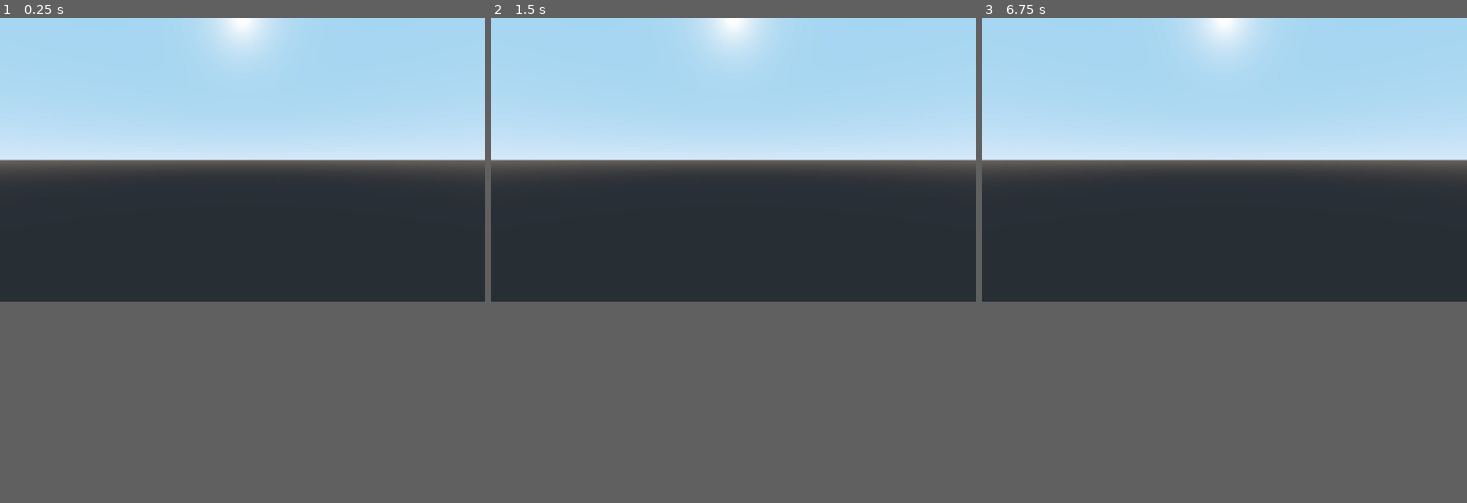
Above: before the commit, frames 1-3 (left to right).
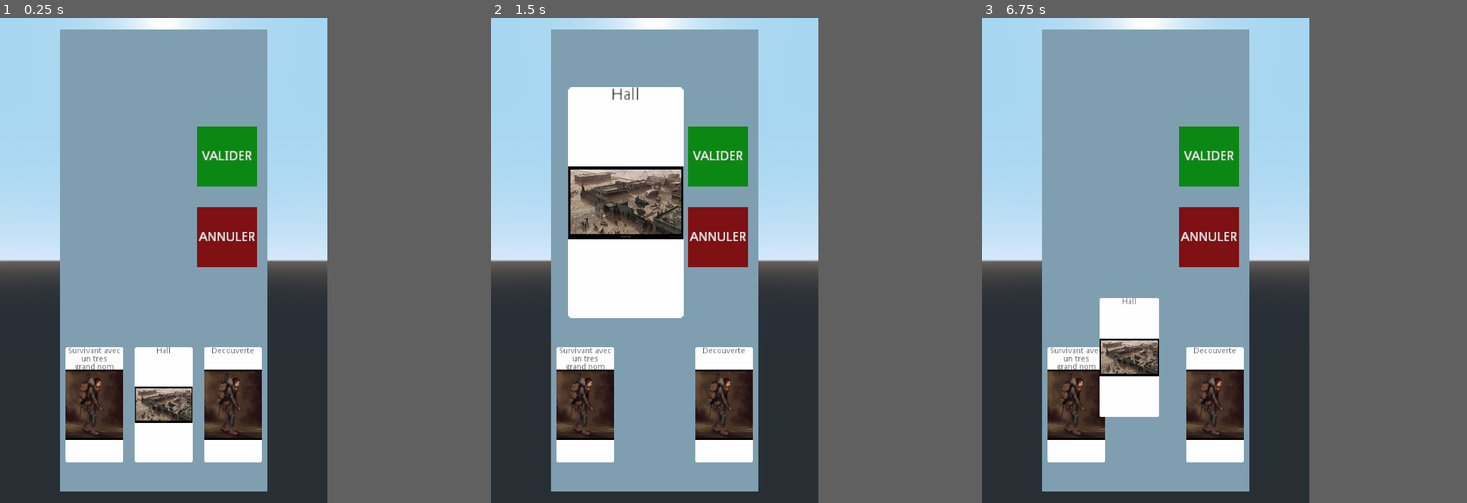
Above: after the commit, the same moments.

Repository: copsfuraxx/ProjetINFO701
Game: Godot game, scene res://Main.tscn
Same seed, same stepped clock (60 frames per second), same inputs: the game is played once before the commit and once after it.
Inputs (mouse positions are in pixels of both pictures, inside the frame that each line leads up to):
- Up to frame 1 (0.25 s): no input
- Up to frame 2 (1.5 s): tap Enter at 0.5 s; move the mouse to (709, 216) at 0.52 s; press the mouse at (709, 216) at 0.53 s; tap Space at 1.25 s; move the mouse to (879, 202) at 1.27 s; release the mouse at (879, 202) at 1.28 s; click (879, 202) at 1.35 s
- Up to frame 3 (6.75 s): tap Enter at 2, 3.5 s; move the mouse to (1079, 115) at 2.02 s; press the mouse at (1079, 115) at 2.03 s; tap Space at 2.75, 4.25 s; move the mouse to (1248, 158) at 2.77 s; release the mouse at (1248, 158) at 2.78 s; click (1248, 158) at 2.85 s; move the mouse to (1151, 90) at 3.52 s; press the mouse at (1151, 90) at 3.53 s; move the mouse to (1331, 144) at 4.27 s; release the mouse at (1331, 144) at 4.28 s; click (1331, 144) at 4.35 s; move the mouse to (1127, 173) at 5.02 s; press the mouse at (1127, 173) at 5.03 s; move the mouse to (1273, 95) at 5.77 s; release the mouse at (1273, 95) at 5.78 s; click (1273, 95) at 5.85 s; move the mouse to (1200, 216) at 6.52 s; press the mouse at (1200, 216) at 6.53 s
The window is 800x468 before the commit and 540x800 after it. Grey fills any space a smaller window leaves; there, only what the larger window draws over its background counts as a difference.

The runs differ from the first frame. In frame 1, 58% of the frame differs, in the area x 0-100%, y 0-98%; in frame 2, 59%, in the area x 0-100%, y 0-100%; in frame 3, 58%.
Error after the commit: Invalid get index 'position' (on base: 'InputEventKey'). (res://Camera.gd:30)

Commit message:
drag and drop + debut menu jouer carte

Diff:
--- /dev/null
+++ b/Annuler.tscn
@@ -0,0 +1,15 @@
+[gd_scene load_steps=3 format=2]
+
+[sub_resource type="SpatialMaterial" id=2]
+albedo_color = Color( 1, 0, 0, 1 )
+
+[sub_resource type="QuadMesh" id=1]
+material = SubResource( 2 )
+size = Vector2( 0.65, 0.65 )
+
+[node name="Annuler" type="MeshInstance"]
+mesh = SubResource( 1 )
+
+[node name="Label3D" type="Label3D" parent="."]
+transform = Transform( 1, 0, 0, 0, 1, 0, 0, 0, 1, 0, 0, 0.001 )
+text = "ANNULER"
--- /dev/null
+++ b/Camera.gd
@@ -0,0 +1,68 @@
+extends Camera
+
+enum Etat{ Main, Carte_Selected}
+
+var ray
+var triger = false
+var timer = .0
+var mouse_position
+var mouse_origin
+var card
+var etat
+
+func _ready():
+# Create the RayCast
+	ray = RayCast.new()
+	ray.set_name("RayCast")
+	add_child(ray)
+	etat = Etat.Main
+
+func _input(event):
+	if etat == Etat.Main and Input.is_action_just_pressed("click") :
+		var to = project_ray_normal(event.position) * 10
+
+		ray.cast_to = to
+
+		ray.enabled = true
+		mouse_origin = project_ray_origin(event.position)
+		mouse_position = mouse_origin + project_ray_normal(event.position)
+	elif etat == Etat.Main and Input.is_action_pressed("click"):
+		mouse_origin = project_ray_origin(event.position)
+		mouse_position = mouse_origin +  project_ray_normal(event.position)
+	elif etat == Etat.Main and Input.is_action_just_released("click") and triger:
+		triger = false
+		var i = card.drop()
+		if i == 1:
+			etat = Etat.Carte_Selected
+		else:
+			card = null
+	elif etat == Etat.Carte_Selected:
+		if Input.is_action_just_pressed("click"):
+			var to = project_ray_normal(event.position) * 10
+			ray.cast_to = to
+			ray.enabled = true
+
+func _physics_process(delta):
+	if etat == Etat.Main:
+		if ray.is_colliding() :
+			card = ray.get_collider()
+			card.drag()
+			ray.enabled = false
+			triger = true
+			timer = 0
+
+		if triger and timer > 0.1:
+			var p = mouse_position * mouse_origin.distance_to(card.translation)
+			card.translation = Vector3(p.x, p.y, card.translation.z)
+		if triger:
+			timer += delta
+	elif etat == Etat.Carte_Selected:
+		if ray.is_colliding() :
+			var o = ray.get_collider()
+			if o.is_in_group("Button"):
+				print("oui")
+			else:
+				card.reset()
+				card = null
+				etat = Etat.Main
+			ray.enabled = false
--- a/Carte/BatCarte.gd
+++ b/Carte/BatCarte.gd
@@ -3,8 +3,8 @@
 
 var vie:int
 
-func _init(id:int = -1, cardName:String = "none", cost:int = 0, _vie:int = 0):
-	._init(id, cardName, cost)
+func _init(id:int = -1, cardName:String = "null", cost:int = 0, _vie:int = 0, _img:String = "null"):
+	._init(id, cardName, cost, _img)
 	vie = _vie
 
 # Called when the node enters the scene tree for the first time.
--- a/Carte/Carte.gd
+++ b/Carte/Carte.gd
@@ -1,10 +1,48 @@
-class_name Card
+extends KinematicBody
 
-var id:int
-var cardName:String
-var cost:int
+var cart:Card
+var mouse_position
+var pos_ini:Vector3
 
-func _init(_id:int = -1, _cardName:String = "none", _cost:int = 0):
-	id = _id
-	cardName = _cardName
-	cost = _cost
+func setCard(_cart:Card, x:float, y:float):
+	cart = _cart
+	translation.x = x
+	translation.y = y
+	pos_ini = translation
+	$Label3D.text = cart.cardName
+	if cart.img != "null":
+		$Sprite3D2.texture = load("res://" + cart.img)
+
+func drag():
+	$Sprite3D.render_priority += 2
+	$Label3D.render_priority += 2
+	$Label3D.outline_render_priority += 2
+	$Sprite3D2.render_priority += 2
+	$Label3D2.render_priority += 2
+	$Label3D2.outline_render_priority += 2
+	translation.z += 0.1
+
+func drop():
+	if translation.y > pos_ini.y + .5:
+		scale = Vector3(1,1,1)
+		translation = Vector3(-0.25,.5,0)
+		return 1
+	else:
+		$Sprite3D.render_priority -= 2
+		$Label3D.render_priority -= 2
+		$Label3D.outline_render_priority -= 2
+		$Sprite3D2.render_priority -= 2
+		$Label3D2.render_priority -= 2
+		$Label3D2.outline_render_priority -= 2
+		translation = pos_ini
+		return 2
+
+func reset():
+	scale = Vector3(.5,.5,.5)
+	$Sprite3D.render_priority -= 2
+	$Label3D.render_priority -= 2
+	$Label3D.outline_render_priority -= 2
+	$Sprite3D2.render_priority -= 2
+	$Label3D2.render_priority -= 2
+	$Label3D2.outline_render_priority -= 2
+	translation = pos_ini
--- /dev/null
+++ b/Carte/Carte.tscn
@@ -0,0 +1,44 @@
+[gd_scene load_steps=5 format=2]
+
+[ext_resource path="res://Carte/Carte.gd" type="Script" id=1]
+[ext_resource path="res://survivor.png" type="Texture" id=2]
+[ext_resource path="res://carte.png" type="Texture" id=3]
+
+[sub_resource type="BoxShape" id=1]
+extents = Vector3( 0.5, 1, 0.01 )
+
+[node name="Carte" type="KinematicBody"]
+transform = Transform( 0.5, 0, 0, 0, 0.5, 0, 0, 0, 0.5, 0, 0, 0 )
+script = ExtResource( 1 )
+
+[node name="Sprite3D" type="Sprite3D" parent="."]
+double_sided = false
+no_depth_test = true
+texture = ExtResource( 3 )
+
+[node name="Label3D" type="Label3D" parent="."]
+offset = Vector2( 0, 100 )
+double_sided = false
+no_depth_test = true
+render_priority = 2
+outline_render_priority = 1
+modulate = Color( 0, 0, 0, 1 )
+text = "test"
+vertical_alignment = 0
+width = 100.0
+
+[node name="Sprite3D2" type="Sprite3D" parent="."]
+transform = Transform( 0.125, 0, 0, 0, 0.125, 0, 0, 0, 1, 0, 0, 0 )
+double_sided = false
+no_depth_test = true
+render_priority = 1
+texture = ExtResource( 2 )
+
+[node name="Label3D2" type="Label3D" parent="."]
+double_sided = false
+no_depth_test = true
+render_priority = 2
+outline_render_priority = 1
+
+[node name="CollisionShape" type="CollisionShape" parent="."]
+shape = SubResource( 1 )
--- /dev/null
+++ b/Carte/ClassCarte.gd
@@ -0,0 +1,12 @@
+class_name Card
+
+var id:int
+var cardName:String
+var cost:int
+var img:String
+
+func _init(_id:int = -1, _cardName:String = "null", _cost:int = 0, _img:String = "null"):
+	id = _id
+	cardName = _cardName
+	cost = _cost
+	img = _img
--- a/Carte/PNJCarte.gd
+++ b/Carte/PNJCarte.gd
@@ -3,6 +3,6 @@
 
 var vie:int
 
-func _init(id:int = -1, cardName:String = "none", cost:int = 0, _vie:int = 0):
-	._init(id, cardName, cost)
+func _init(id:int = -1, cardName:String = "null", cost:int = 0, _vie:int = 0, _img:String = "null"):
+	._init(id, cardName, cost, _img)
 	vie = _vie
--- /dev/null
+++ b/Carte/ScriptCarte.gd
@@ -0,0 +1,7 @@
+extends MeshInstance
+
+var data:Card = null
+
+func _process(delta):
+	if data == null:
+		return
--- a/Cartes.json
+++ b/Cartes.json
@@ -1,15 +1,17 @@
 [
     {
         "type" : "pnj",
-        "name" : "Survivant",
+        "name" : "Survivant avec\nun tres\ngrand nom",
         "cost" : 1,
-        "vie" : 1
+        "vie" : 1,
+        "img" : "survivor.png"
     },
     {
         "type" : "bat",
         "name" : "Hall",
         "cost" : 1,
-        "vie" : 1
+        "vie" : 1,
+        "img" : "base.png"
     },
     {
         "type" : "event",
--- a/Main.gd
+++ b/Main.gd
@@ -2,6 +2,7 @@
 
 var path = "res://Cartes.json"
 var deck: Array = []
+onready var scene = preload("res://Carte/Carte.tscn")
 
 func _ready():
 	var data_file = File.new()
@@ -17,12 +18,15 @@
 
 	for carte in data:
 		if(carte["type"] == "pnj"):
-			deck.append(PNJCard.new(id, carte["name"], carte["cost"], carte["vie"]))
+			deck.append(PNJCard.new(id, carte["name"], carte["cost"], carte["vie"], carte["img"]))
 		elif(carte["type"] == "bat"):
-			deck.append(BatCard.new(id, carte["name"], carte["cost"], carte["vie"]))
+			deck.append(BatCard.new(id, carte["name"], carte["cost"], carte["vie"], carte["img"]))
 		elif(carte["type"] == "event"):
-			deck.append(BatCard.new(id, carte["name"], carte["cost"]))
+			deck.append(EventCard.new(id, carte["name"], carte["cost"]))
 		id += 1
-
-	for carte in data:
-		print_debug(carte)
+	var x = -0.6
+	for carte in deck:
+		var c = scene.instance()
+		c.setCard(carte, x, -1.25)
+		x+= 0.6
+		add_child(c)
--- a/Main.tscn
+++ b/Main.tscn
@@ -1,6 +1,12 @@
-[gd_scene load_steps=2 format=2]
+[gd_scene load_steps=6 format=2]
 
 [ext_resource path="res://Main.gd" type="Script" id=1]
+[ext_resource path="res://Camera.gd" type="Script" id=2]
+[ext_resource path="res://Valider.tscn" type="PackedScene" id=3]
+[ext_resource path="res://Annuler.tscn" type="PackedScene" id=4]
+
+[sub_resource type="QuadMesh" id=1]
+size = Vector2( 1.8, 4 )
 
 [node name="Main" type="Spatial"]
 script = ExtResource( 1 )
@@ -8,3 +14,15 @@
 [node name="Camera" type="Camera" parent="."]
 transform = Transform( 1, 0, 0, 0, 1, 0, 0, 0, 1, 0, 0, 3 )
 current = true
+script = ExtResource( 2 )
+
+[node name="MeshInstance" type="MeshInstance" parent="."]
+transform = Transform( 1, 0, 0, 0, 1, 0, 0, 0, 1, 0, 0, -0.001 )
+mesh = SubResource( 1 )
+skeleton = NodePath("../Camera")
+
+[node name="Annuler" parent="." groups=["Button"] instance=ExtResource( 4 )]
+transform = Transform( 0.8, 0, 0, 0, 0.8, 0, 0, 0, 0.8, 0.55, 0.2, 0 )
+
+[node name="Valider" parent="." groups=["Button"] instance=ExtResource( 3 )]
+transform = Transform( 0.8, 0, 0, 0, 0.8, 0, 0, 0, 0.8, 0.55, 0.9, 0 )
--- /dev/null
+++ b/Valider.tscn
@@ -0,0 +1,15 @@
+[gd_scene load_steps=3 format=2]
+
+[sub_resource type="SpatialMaterial" id=2]
+albedo_color = Color( 0, 0.862745, 0, 1 )
+
+[sub_resource type="QuadMesh" id=1]
+material = SubResource( 2 )
+size = Vector2( 0.65, 0.65 )
+
+[node name="Valider" type="MeshInstance"]
+mesh = SubResource( 1 )
+
+[node name="Label3D" type="Label3D" parent="."]
+transform = Transform( 1, 0, 0, 0, 1, 0, 0, 0, 1, 0, 0, 0.001 )
+text = "VALIDER"
--- a/project.godot
+++ b/project.godot
@@ -17,7 +17,7 @@
 "base": "Reference",
 "class": "Card",
 "language": "GDScript",
-"path": "res://Carte/Carte.gd"
+"path": "res://Carte/ClassCarte.gd"
 }, {
 "base": "Card",
 "class": "EventCard",
@@ -42,6 +42,20 @@
 run/main_scene="res://Main.tscn"
 config/icon="res://icon.png"
 
+[display]
+
+window/size/width=1080
+window/size/height=2310
+window/handheld/orientation="portrait"
+
+[input]
+
+click={
+"deadzone": 0.5,
+"events": [ Object(InputEventMouseButton,"resource_local_to_scene":false,"resource_name":"","device":-1,"alt":false,"shift":false,"control":false,"meta":false,"command":false,"button_mask":0,"position":Vector2( 0, 0 ),"global_position":Vector2( 0, 0 ),"factor":1.0,"button_index":1,"pressed":false,"doubleclick":false,"script":null)
+ ]
+}
+
 [physics]
 
 common/enable_pause_aware_picking=true
Binary file added: base.png
Not shown, added: base.png.import
Binary file added: carte.png
Not shown, added: carte.png.import
Binary file added: survivor.png
Not shown, added: survivor.png.import
Not shown, changed: .gitignore
